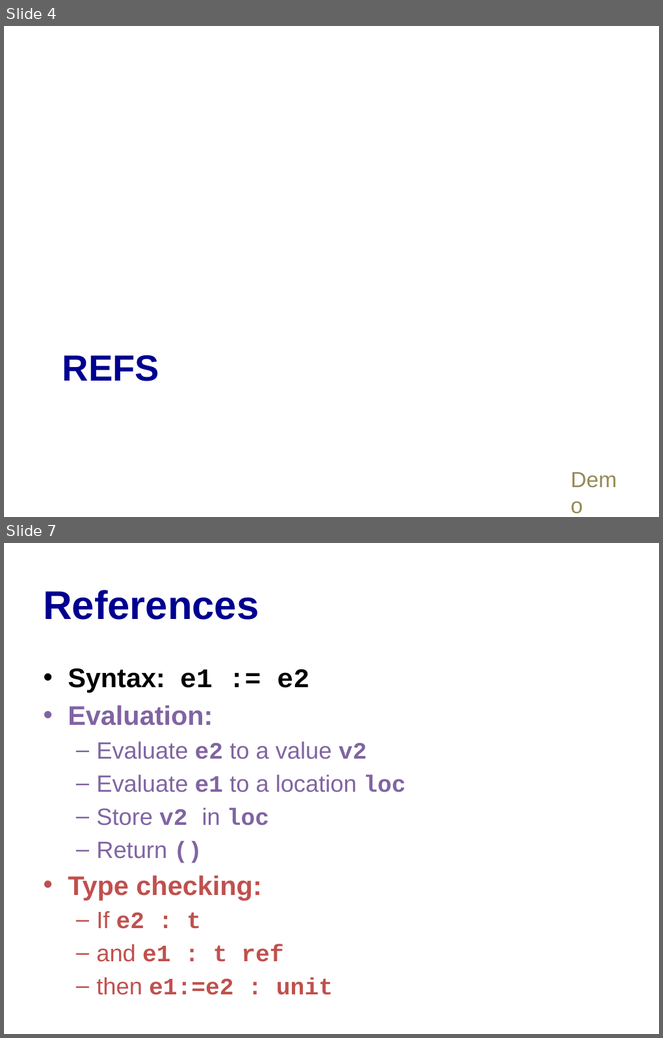
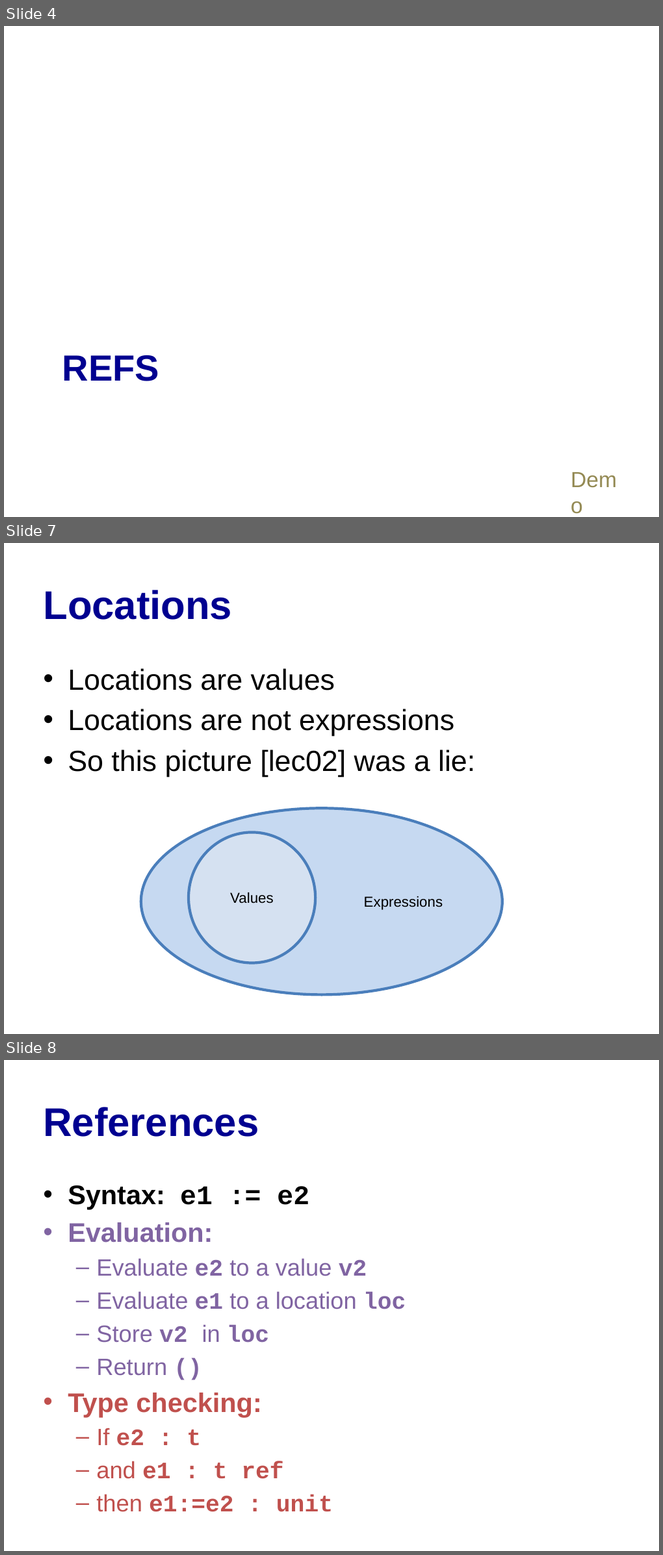
Before and after one commit to cs3110/materials-2019fa, a slide deck: 12-mutable/lec.pptx. Shown one above the other, each under a label of ours: slides 4 and 7 before the commit, slides 4, 7 and 8 after it; the slides between them are not shown. The pictures are 663x1038 and 663x1555 pixels, drawn with LibreOffice and Linux fonts; fonts in the diff are those of the drawing. Boxes give left, top, right and bottom in pixels: in the first picture for what was removed or moved away, otherwise in the second. Text is boxed around its words. In the diff, an @@ line names an element or a change of style, - is before the commit and + after.

```diff
--- a/12-mutable/lec.pptx
+++ b/12-mutable/lec.pptx
@@ slide 7 added at (4, 543, 659, 1034), background #FFFFFF @@
@@ title added at (43, 590, 232, 620), 44 pt, text #000090, bold @@
+Locations
@@ text added at (68, 668, 475, 777), 32 pt, text #000000 @@
+• Locations are values
+• Locations are not expressions
+• So this picture [lec02] was a lie:
@@ ellipse added at (141, 808, 503, 995), fill #C6D9F1, outline #4B7EBC 3 pt, 15.9 pt, text #000000 @@
+Expressions
@@ ellipse added at (189, 833, 316, 963), fill #DCE6F2 at 69% opacity, outline #4B7EBC 3 pt, 15.9 pt, text #000000 @@
+Values
@@ what was slide 7 is now slide 8 @@
```
Also in this commit, not shown: 3 slides changed, 1 other file.
